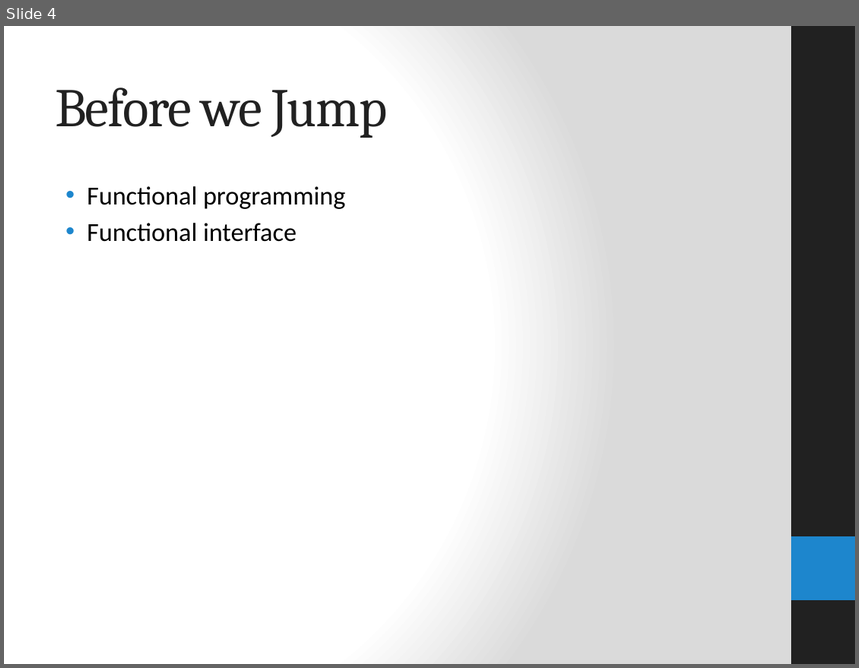
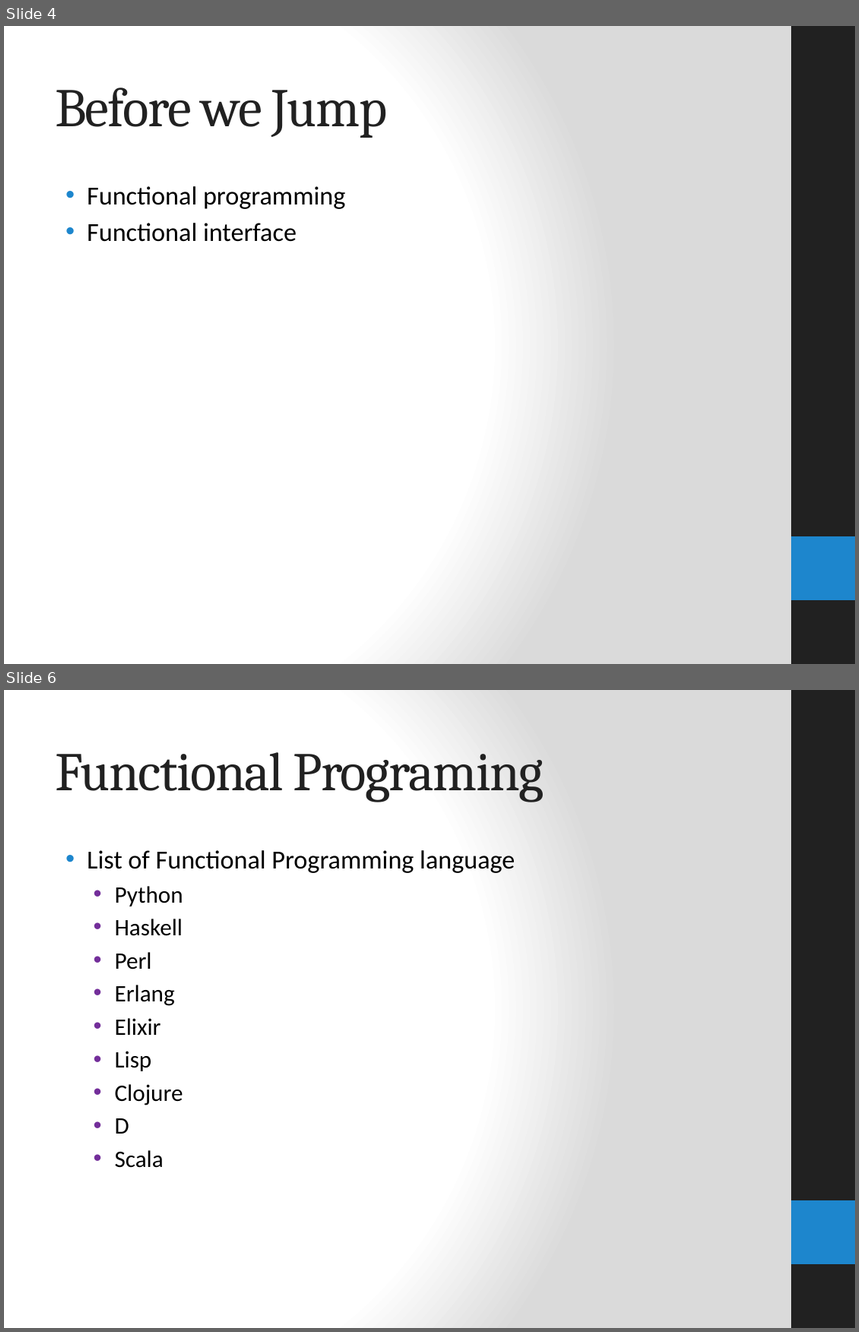
Before and after one commit to amitpagrawal/java8, a slide deck: presentation/java-8-presentation.pptx. Shown one above the other, each under a label of ours: slide 4 before the commit, slides 4 and 6 after it; the slides between them are not shown. The pictures are 859x668 and 859x1332 pixels, drawn with LibreOffice and Linux fonts; fonts in the diff are those of the drawing. Boxes give left, top, right and bottom in pixels: in the first picture for what was removed or moved away, otherwise in the second. Text is boxed around its words. In the diff, an @@ line names an element or a change of style, - is before the commit and + after.

```diff
--- a/presentation/java-8-presentation.pptx
+++ b/presentation/java-8-presentation.pptx
@@ slide 6 added at [4, 690, 855, 1328], background gradient #FFFFFF to #DADADA; not listed: 2 template elements that a slide beside it also shows @@
@@ title added at [55, 752, 544, 802], 46 pt, text #212121 @@
+Functional Programing
@@ text added at [87, 850, 515, 1168], 20 pt, text #000000 @@
+• List of Functional Programming language
+  • Python
+  • Haskell
+  • Perl
+  • Erlang
+  • Elixir
+  • Lisp
+  • Clojure
+  • D
+  • Scala
```
Also in this commit, not shown: 3 other slides added, 3 other files.
